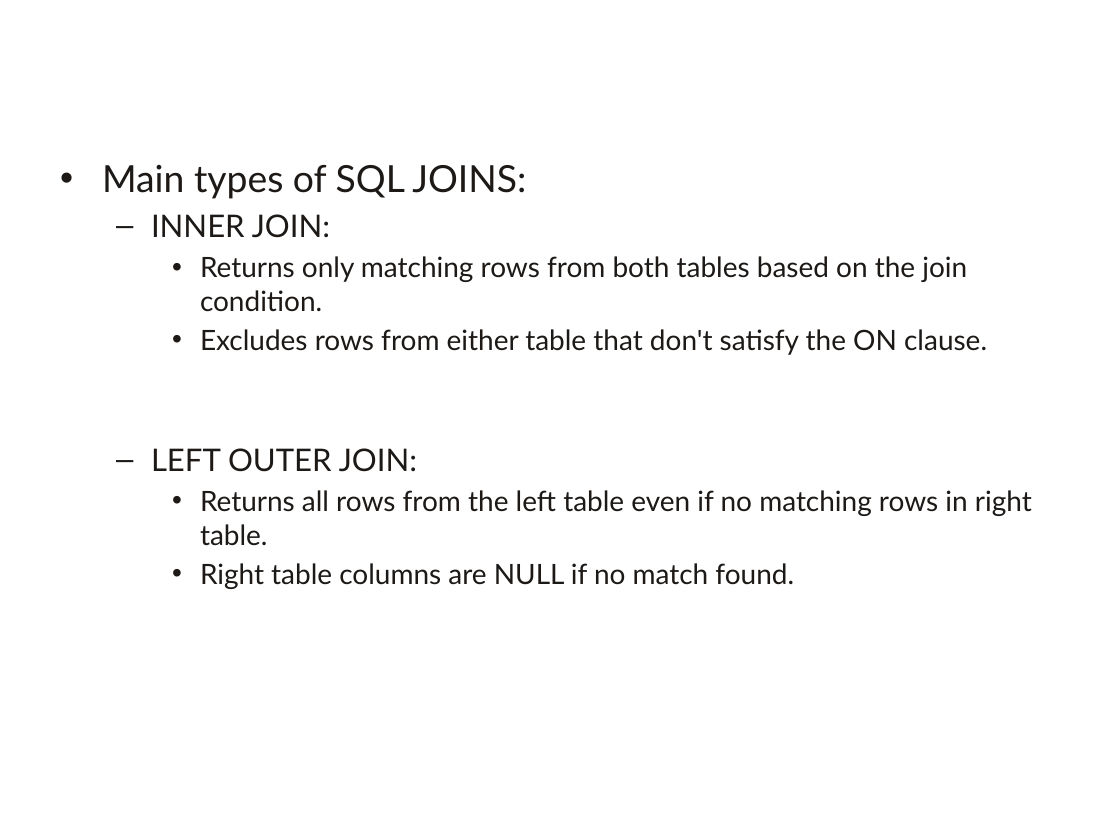
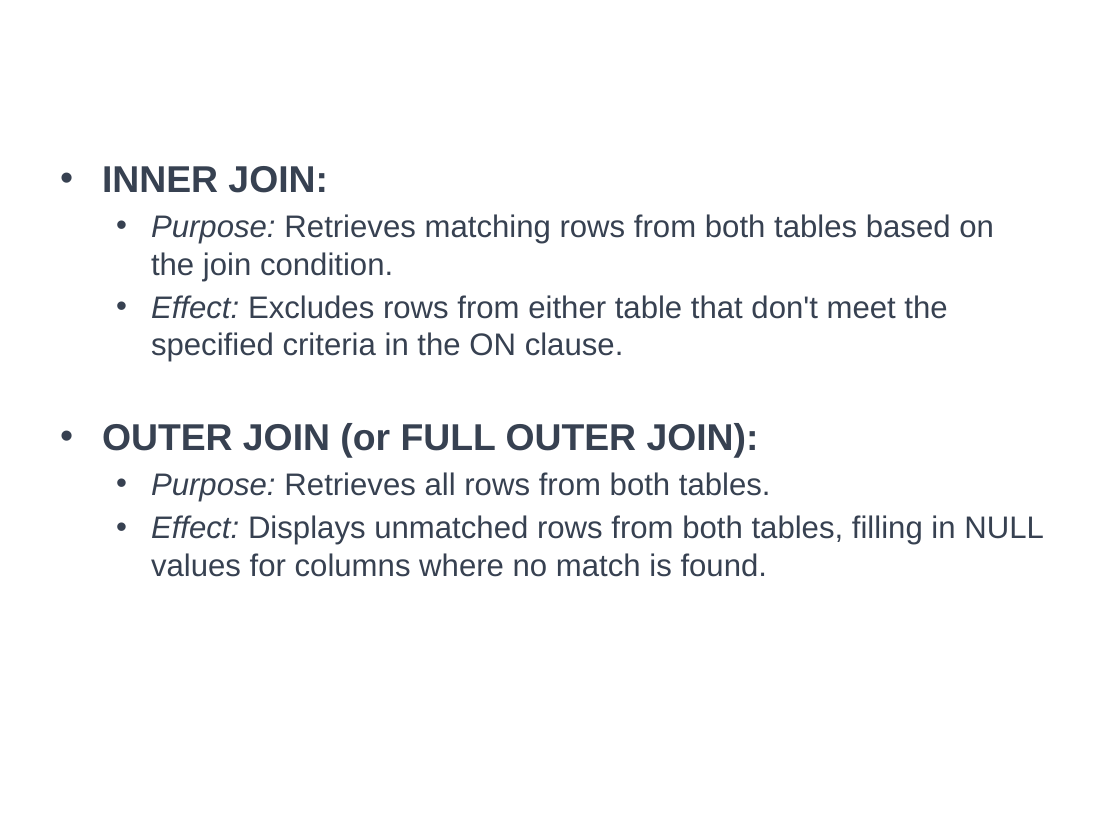
Before and after one commit to a099954/ABC-Program, a slide deck: slide 6 of SQL/Day 4 Joins/Joins.pptx. Drawn at 1120x840 pixels with LibreOffice and Linux fonts; fonts in the diff are those of the drawing; background and template pictures are left out. Boxes give left, top, right and bottom in pixels: in the first picture for what was removed or moved away, otherwise in the second. Text is boxed around its words. In the diff, an @@ line names an element or a change of style, - is before the commit and + after.

Commit message:
added the joins ppt and the temp tables

```diff
--- a/SQL/Day 4 Joins/Joins.pptx
+++ b/SQL/Day 4 Joins/Joins.pptx
@@ text at bbox=[102, 165, 405, 199]: paragraph removed @@
-• Main types of SQL JOINS:
@@ text at bbox=[102, 166, 328, 193]: size 20 to 24 pt, font Lato to Arial, text colour #1C1917 to #374151, bold on in "INNER JOIN:"; bullet – to •; list level 2 to 1 in "INNER JOIN:" @@
@@ text at bbox=[102, 214, 1044, 577]: text changed; size 18 to 20 pt; font Lato to Arial; text colour #1C1917 to #374151 @@
-    • Returns only matching rows from both tables based on the join condition.
-    • Excludes rows from either table that don't satisfy the ON clause.
-  – LEFT OUTER JOIN:
-    • Returns all rows from the left table even if no matching rows in right table.
-    • Right table columns are NULL if no match found.
+  • Purpose: Retrieves matching rows from both tables based on the join condition.
+  • Effect: Excludes rows from either table that don't meet the specified criteria in the ON clause.
+• OUTER JOIN (or FULL OUTER JOIN):
+  • Purpose: Retrieves all rows from both tables.
+  • Effect: Displays unmatched rows from both tables, filling in NULL values for columns where no match is found.
```
Also in this commit, not shown: 15 other slides changed, 3 slides added, 6 other files.
